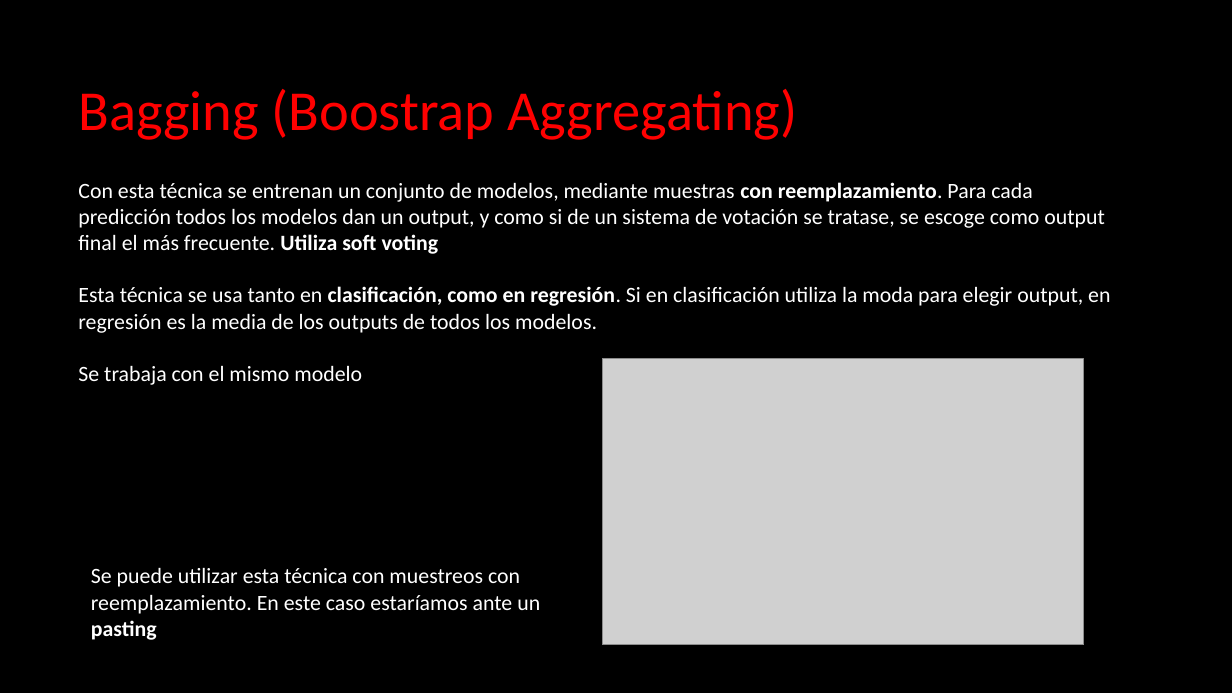
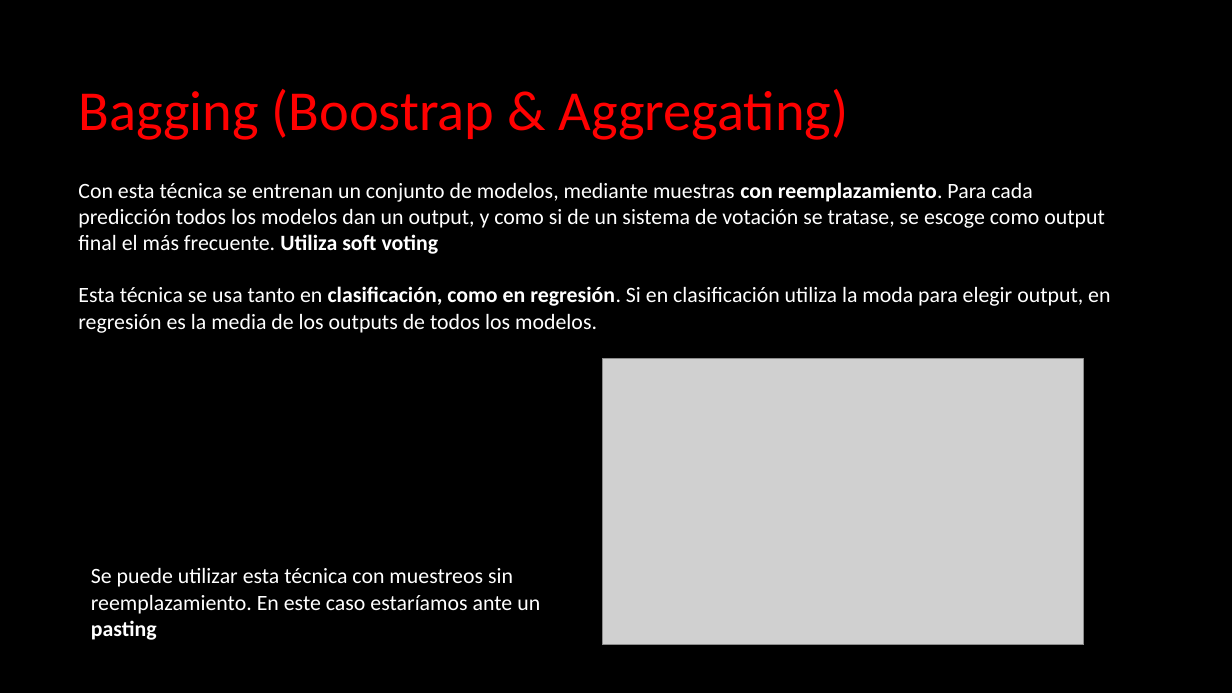
Before and after one commit to franciscocanon-thebridge/bootcamp_thebridge_PTSep20, a slide deck: slide 7 of Bloque 3 - Machine Learning/01_Supervisado/9-Ensemble/ML - Ensembling.pptx (slide 8 before the commit). Drawn at 1232x693 pixels with LibreOffice and Linux fonts; fonts in the diff are those of the drawing; grey boxes stand for pictures. Boxes give left, top, right and bottom in pixels: in the first picture for what was removed or moved away, otherwise in the second. Text is boxed around its words. In the diff, an @@ line names an element or a change of style, - is before the commit and + after.

```diff
--- a/Bloque 3 - Machine Learning/01_Supervisado/9-Ensemble/ML - Ensembling.pptx
+++ b/Bloque 3 - Machine Learning/01_Supervisado/9-Ensemble/ML - Ensembling.pptx
@@ title at (x1=78, y1=89, x2=848, y2=140): text changed @@
-Bagging (Boostrap Aggregating)
+Bagging (Boostrap & Aggregating)
@@ text at (x1=78, y1=366, x2=362, y2=385): paragraph removed @@
-Se trabaja con el mismo modelo
@@ text at (x1=91, y1=568, x2=540, y2=640): text changed @@
-Se puede utilizar esta técnica con muestreos con reemplazamiento. En este caso estaríamos ante un pasting
+Se puede utilizar esta técnica con muestreos sin reemplazamiento. En este caso estaríamos ante un pasting
```
Also in this commit, not shown: 2 other slides changed, 1 slide removed, 5 other files.
